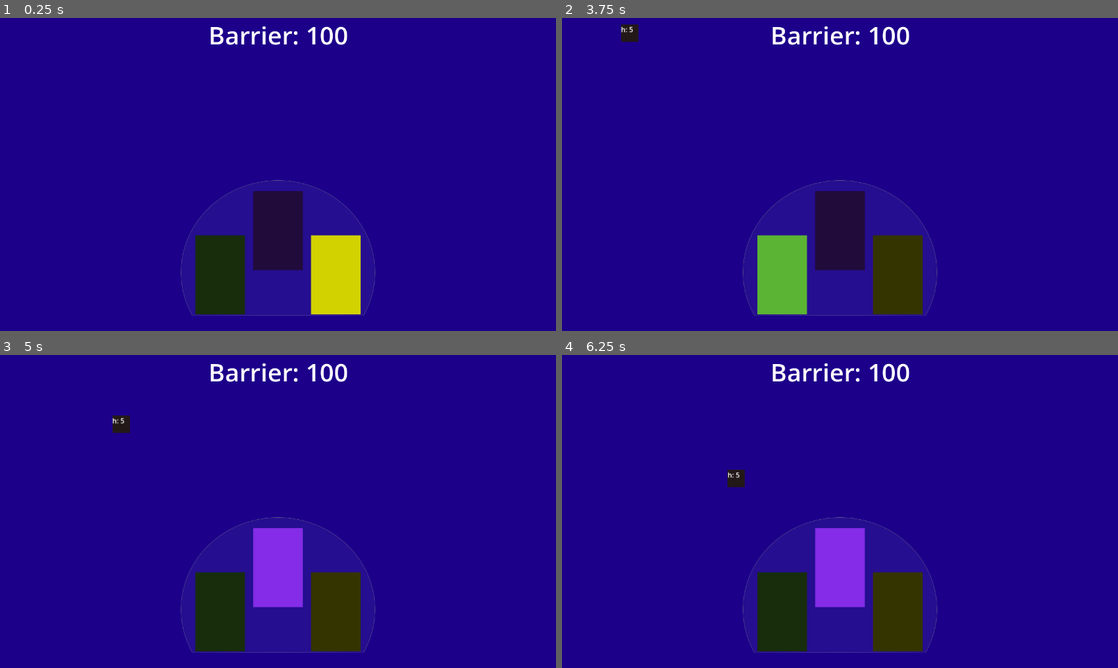
Above: before the commit, frames 1-4 (two rows, left to right).
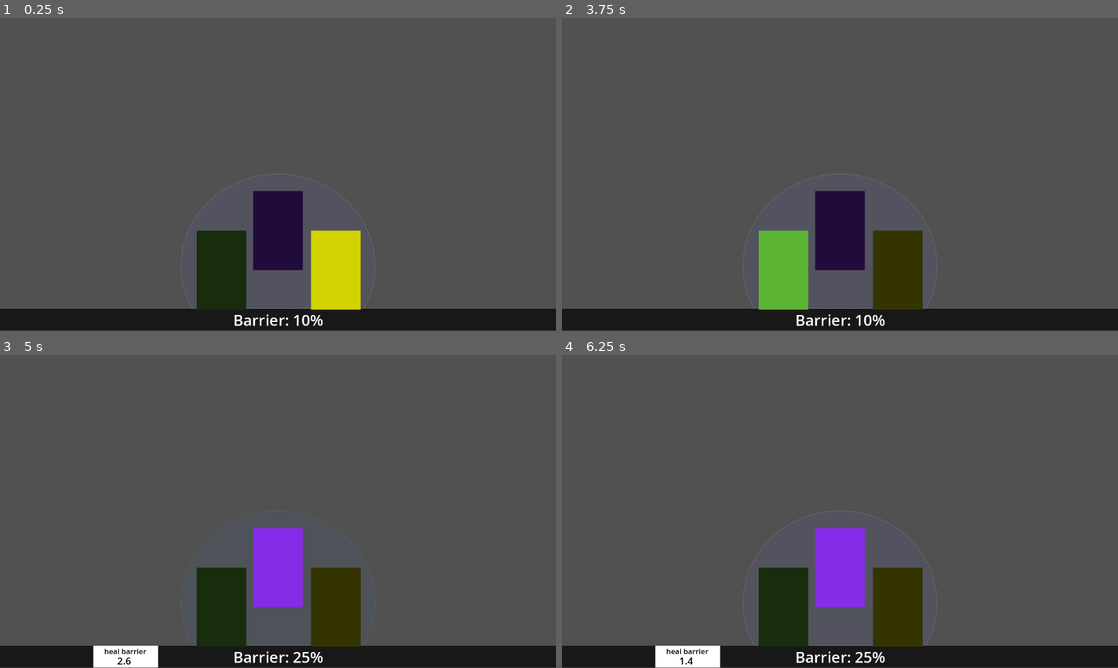
Above: after the commit, the same moments.

Repository: andersonbelli/DefendersOfProspera
Game: Godot game, scene res://scenes/main_scene.tscn
Same seed, same stepped clock (60 frames per second), same inputs: the game is played once before the commit and once after it.
Inputs (mouse positions are in pixels of both pictures, inside the frame that each line leads up to):
- Up to frame 1 (0.25 s): no input
- Up to frame 2 (3.75 s): tap Enter at 0.5, 2 s; move the mouse to (962, 158) at 0.52 s; tap Space (cast_spell) at 0.6, 1.25, 1.55, 2.1, 2.75, 3.05 s; move the mouse to (728, 190) at 1.27 s; click (728, 190) at 1.35 s; move the mouse to (895, 105) at 2.02 s; move the mouse to (812, 237) at 2.77 s; tap 1 (change_to_engineer) at 2.85 s; move the mouse to (1006, 221) at 3.52 s; tap 3 (change_to_farmer) at 3.6 s
- Up to frame 3 (5 s): tap Space (cast_spell) at 3.8, 4.55 s; move the mouse to (111, 464) at 4.27 s; tap 2 (change_to_mage) at 4.35 s
- Up to frame 4 (6.25 s): move the mouse to (867, 511) at 5.02 s; tap Space (cast_spell) at 5.1, 6.05 s; move the mouse to (756, 433) at 5.77 s; click (756, 433) at 5.85 s

The runs differ from the first frame. In frame 1, 93% of the frame differs, in the area x 0-100%, y 0-100%; in frame 2, 94%; in frame 3, 93%; in frame 4, 93%.

Commit message:
Adding HUD info and display heal spell timer

Diff:
--- a/project.godot
+++ b/project.godot
@@ -24,6 +24,7 @@
 
 window/size/viewport_width=1280
 window/size/viewport_height=720
+window/size/mode=2
 window/stretch/mode="viewport"
 
 [input]
--- a/scenes/area_barrier.tscn
+++ b/scenes/area_barrier.tscn
@@ -1,7 +1,76 @@
-[gd_scene load_steps=4 format=3 uid="uid://djql07clsuycf"]
+[gd_scene load_steps=9 format=3 uid="uid://djql07clsuycf"]
 
 [ext_resource type="Script" path="res://scripts/area_barrier.gd" id="1_sused"]
 [ext_resource type="Texture2D" uid="uid://cqwodif4qwtb3" path="res://assets/images/barrier.svg" id="1_vj7yh"]
+
+[sub_resource type="Environment" id="Environment_x2sd8"]
+background_mode = 3
+background_color = Color(0.404511, 0.404511, 0.404511, 1)
+ambient_light_source = 2
+ambient_light_color = Color(0.117503, 0.354073, 0.999997, 1)
+tonemap_mode = 3
+glow_enabled = true
+glow_intensity = 1.13
+glow_strength = 0.98
+glow_blend_mode = 1
+glow_hdr_threshold = 2.55
+glow_hdr_scale = 0.9
+glow_hdr_luminance_cap = 15.45
+glow_map_strength = 1.0
+
+[sub_resource type="Animation" id="Animation_gosqw"]
+resource_name = "barrier_hit"
+length = 0.5
+tracks/0/type = "value"
+tracks/0/imported = false
+tracks/0/enabled = true
+tracks/0/path = NodePath(".:modulate")
+tracks/0/interp = 1
+tracks/0/loop_wrap = true
+tracks/0/keys = {
+"times": PackedFloat32Array(0, 0.3, 0.5),
+"transitions": PackedFloat32Array(1, 1.31951, 1),
+"update": 0,
+"values": [Color(1, 1, 1, 1), Color(0.886275, 0.168627, 0.192157, 1), Color(1, 1, 1, 1)]
+}
+
+[sub_resource type="Animation" id="Animation_tuxen"]
+length = 0.001
+tracks/0/type = "value"
+tracks/0/imported = false
+tracks/0/enabled = true
+tracks/0/path = NodePath(".:modulate")
+tracks/0/interp = 1
+tracks/0/loop_wrap = true
+tracks/0/keys = {
+"times": PackedFloat32Array(0),
+"transitions": PackedFloat32Array(1),
+"update": 0,
+"values": [Color(1, 1, 1, 1)]
+}
+
+[sub_resource type="Animation" id="Animation_wi5sd"]
+resource_name = "barrier_heal"
+length = 1.5
+tracks/0/type = "value"
+tracks/0/imported = false
+tracks/0/enabled = true
+tracks/0/path = NodePath(".:modulate")
+tracks/0/interp = 1
+tracks/0/loop_wrap = true
+tracks/0/keys = {
+"times": PackedFloat32Array(0, 0.3, 0.7, 1.1, 1.5),
+"transitions": PackedFloat32Array(1, 1, 1, 1, 1),
+"update": 0,
+"values": [Color(1, 1, 1, 1), Color(0.704143, 0.762751, 0.998536, 1), Color(0.51, 1.238, 0, 1), Color(0.705882, 0.764706, 1, 1), Color(1, 1, 1, 1)]
+}
+
+[sub_resource type="AnimationLibrary" id="AnimationLibrary_favem"]
+_data = {
+"RESET": SubResource("Animation_tuxen"),
+"barrier_heal": SubResource("Animation_wi5sd"),
+"barrier_hit": SubResource("Animation_gosqw")
+}
 
 [sub_resource type="CircleShape2D" id="CircleShape2D_sotof"]
 radius = 10.6479
@@ -11,12 +80,21 @@
 collision_mask = 10
 script = ExtResource("1_sused")
 
+[node name="WorldEnvironment" type="WorldEnvironment" parent="."]
+environment = SubResource("Environment_x2sd8")
+
 [node name="Barrier" type="Sprite2D" parent="."]
 position = Vector2(0, 3)
 texture = ExtResource("1_vj7yh")
 metadata/_edit_lock_ = true
 
+[node name="AnimationPlayer" type="AnimationPlayer" parent="Barrier"]
+libraries = {
+"": SubResource("AnimationLibrary_favem")
+}
+
 [node name="CollisionShape2D" type="CollisionShape2D" parent="."]
+visible = false
 visibility_layer = 2
 position = Vector2(4.48416e-44, 116)
 scale = Vector2(35.6884, 36.1721)
--- a/scenes/character_enemy_zombie.tscn
+++ b/scenes/character_enemy_zombie.tscn
@@ -1,6 +1,18 @@
-[gd_scene load_steps=4 format=3 uid="uid://cwrcoho08s1sq"]
+[gd_scene load_steps=5 format=3 uid="uid://cwrcoho08s1sq"]
 
 [ext_resource type="Script" path="res://scripts/character_enemy_zombie.gd" id="1_61pyc"]
+
+[sub_resource type="Environment" id="Environment_1ktgj"]
+background_mode = 3
+background_color = Color(0.404511, 0.404511, 0.404511, 1)
+ambient_light_source = 2
+ambient_light_color = Color(0.117503, 0.354073, 0.999997, 1)
+tonemap_mode = 3
+glow_enabled = true
+glow_intensity = 0.5
+glow_strength = 1.2
+glow_blend_mode = 1
+glow_hdr_threshold = 2.0
 
 [sub_resource type="RectangleShape2D" id="RectangleShape2D_esjxu"]
 size = Vector2(40, 40)
@@ -14,6 +26,9 @@
 script = ExtResource("1_61pyc")
 enemy_type = null
 
+[node name="WorldEnvironment" type="WorldEnvironment" parent="."]
+environment = SubResource("Environment_1ktgj")
+
 [node name="ColorRect" type="ColorRect" parent="."]
 anchors_preset = 8
 anchor_left = 0.5
@@ -26,7 +41,7 @@
 offset_bottom = 20.0
 grow_horizontal = 2
 grow_vertical = 2
-color = Color(0.631373, 0.215686, 1, 1)
+color = Color(0.631, 0.265, 1, 1)
 
 [node name="TimerHitCooldown" type="Timer" parent="."]
 wait_time = 3.0
@@ -36,9 +51,11 @@
 collision_mask = 30
 
 [node name="CollisionShape2D" type="CollisionShape2D" parent="Area2D"]
+visible = false
 shape = SubResource("RectangleShape2D_esjxu")
 
 [node name="CollisionShape2D" type="CollisionShape2D" parent="."]
+visible = false
 shape = SubResource("RectangleShape2D_kryp5")
 
 [node name="LabelZombie" type="Label" parent="."]
--- a/scenes/character_mage.gd
+++ b/scenes/character_mage.gd
@@ -1,33 +1,42 @@
 extends CharacterBody2D
 
+class_name MageClass
+
 enum SPEELS { HEAL, CURE }
+
+var barrier: BarrierClass
 
 var selected_speel := SPEELS.HEAL
 var heal_spell_strengh := 15
 
-@onready var timer_health_cooldown = $TimerHealthCooldown
+@onready var timer_heal_spell_cooldown: Timer = $TimerHealSpellCooldown
 
 func _process(delta):
 	var controller = get_parent() as CharacterController
 
 	if controller.selected_character == CharactersEnum.Characters.MAGE:
-		if timer_health_cooldown.is_stopped() and Input.is_action_just_pressed("cast_spell"):
-				timer_health_cooldown.start()
+		if timer_heal_spell_cooldown.is_stopped() and Input.is_action_just_pressed("cast_spell"):
+				timer_heal_spell_cooldown.start()
 				cast_spell()
 
 func cast_spell():
-	match selected_speel:
-		SPEELS.HEAL:
-			var barrier: BarrierClass = get_parent().get_parent().get_node("AreaBarrier")
+	var asd: float = 0.0
+	asd
 
-			if barrier.barrier_health < 100:
-				if barrier.barrier_health + heal_spell_strengh > 100:
-					barrier.barrier_health = 100
-				else:
-					barrier.barrier_health += heal_spell_strengh
-		SPEELS.CURE:
-			print("cure")
+	if barrier != null:
+		match selected_speel:
+			SPEELS.HEAL:
+				#var barrier: BarrierClass = get_parent().get_parent().get_node("AreaBarrier")
+
+				if barrier.barrier_health < 100:
+					if barrier.barrier_health + heal_spell_strengh > 100:
+						barrier.barrier_health = 100
+					else:
+						barrier.heal_barrier = true
+						barrier.barrier_health += heal_spell_strengh
+			SPEELS.CURE:
+				print("cure")
 
 
 func _on_timer_health_cooldown_timeout():
-	timer_health_cooldown.stop()
+	timer_heal_spell_cooldown.stop()
--- a/scenes/character_mage.tscn
+++ b/scenes/character_mage.tscn
@@ -21,7 +21,7 @@
 grow_vertical = 2
 color = Color(0.521569, 0.176471, 0.909804, 1)
 
-[node name="TimerHealthCooldown" type="Timer" parent="."]
+[node name="TimerHealSpellCooldown" type="Timer" parent="."]
 wait_time = 3.0
 
-[connection signal="timeout" from="TimerHealthCooldown" to="." method="_on_timer_health_cooldown_timeout"]
+[connection signal="timeout" from="TimerHealSpellCooldown" to="." method="_on_timer_health_cooldown_timeout"]
--- a/scenes/characters_scene.tscn
+++ b/scenes/characters_scene.tscn
@@ -9,10 +9,63 @@
 script = ExtResource("1_ytjs0")
 
 [node name="CharacterEngineer" parent="." instance=ExtResource("1_cpr2p")]
-position = Vector2(773, 591)
+position = Vector2(773, 580)
 
 [node name="CharacterFarmer" parent="." instance=ExtResource("2_110no")]
-position = Vector2(507, 591)
+position = Vector2(510, 580)
 
 [node name="CharacterMage" parent="." instance=ExtResource("3_hjswl")]
 position = Vector2(640, 489)
+
+[node name="ColorRect2" type="ColorRect" parent="."]
+visible = false
+anchors_preset = 12
+anchor_top = 1.0
+anchor_right = 1.0
+anchor_bottom = 1.0
+offset_top = -51.0
+offset_bottom = -1.0
+grow_horizontal = 2
+grow_vertical = 0
+size_flags_vertical = 10
+color = Color(0.207512, 0.207512, 0.207512, 1)
+
+[node name="HealSpell" type="ColorRect" parent="."]
+anchors_preset = -1
+anchor_left = 0.414844
+anchor_top = 0.988889
+anchor_right = 0.5
+anchor_bottom = 1.00278
+offset_left = -316.0
+offset_top = -43.0
+offset_right = -276.0
+offset_bottom = -3.0
+grow_horizontal = 2
+grow_vertical = 0
+size_flags_vertical = 6
+metadata/_edit_use_anchors_ = true
+
+[node name="Label" type="Label" parent="HealSpell"]
+layout_mode = 1
+anchors_preset = 15
+anchor_right = 1.0
+anchor_bottom = 1.0
+grow_horizontal = 2
+grow_vertical = 2
+theme_override_colors/font_color = Color(0, 0, 0, 1)
+theme_override_font_sizes/font_size = 17
+text = "heal barrier"
+horizontal_alignment = 1
+
+[node name="LabelHealSpellValue" type="Label" parent="HealSpell"]
+layout_mode = 1
+anchors_preset = 15
+anchor_right = 1.0
+anchor_bottom = 1.0
+grow_horizontal = 2
+grow_vertical = 2
+theme_override_colors/font_color = Color(0, 0, 0, 1)
+theme_override_font_sizes/font_size = 22
+text = "30%"
+horizontal_alignment = 1
+vertical_alignment = 2
--- a/scenes/main_scene.tscn
+++ b/scenes/main_scene.tscn
@@ -25,6 +25,34 @@
 CharacterEnemyBat = ExtResource("2_0b7nw")
 CharacterEnemyZombie = ExtResource("3_sv4su")
 
+[node name="HUDInfo" type="ColorRect" parent="."]
+anchors_preset = 12
+anchor_top = 1.0
+anchor_right = 1.0
+anchor_bottom = 1.0
+offset_top = -51.0
+offset_bottom = -1.0
+grow_horizontal = 2
+grow_vertical = 0
+size_flags_vertical = 10
+color = Color(0.0962047, 0.0962048, 0.0962047, 1)
+
+[node name="LabelBarrier" type="Label" parent="HUDInfo"]
+layout_mode = 1
+anchors_preset = 7
+anchor_left = 0.5
+anchor_top = 1.0
+anchor_right = 0.5
+anchor_bottom = 1.0
+offset_left = -88.0
+offset_top = -49.0
+offset_right = 88.0
+grow_horizontal = 2
+grow_vertical = 0
+size_flags_horizontal = 4
+theme_override_font_sizes/font_size = 35
+text = "Barrier:  %"
+
 [node name="StaticBodyWorld" type="StaticBody2D" parent="."]
 position = Vector2(640, 689)
 collision_layer = 16
@@ -35,6 +63,7 @@
 shape = SubResource("WorldBoundaryShape2D_hpcmk")
 
 [node name="ColorRect" type="ColorRect" parent="."]
+visible = false
 anchors_preset = 15
 anchor_right = 1.0
 anchor_bottom = 1.0
@@ -42,21 +71,9 @@
 grow_vertical = 2
 color = Color(0.113033, 2.83971e-06, 0.541984, 1)
 
-[node name="Label" type="Label" parent="."]
-anchors_preset = 5
-anchor_left = 0.5
-anchor_right = 0.5
-offset_left = -145.0
-offset_right = 145.0
-offset_bottom = 78.0
-grow_horizontal = 2
-size_flags_horizontal = 4
-theme_override_font_sizes/font_size = 57
-text = "Barrier:  %"
-
 [node name="AreaBarrier" parent="." instance=ExtResource("1_qfxj0")]
 unique_name_in_owner = true
-position = Vector2(640, 527)
+position = Vector2(640, 512)
 scale = Vector2(0.6, 0.6)
 
 [node name="CharactersController" parent="." instance=ExtResource("6_ekbvq")]
@@ -66,7 +83,6 @@
 
 [node name="TimerEnemySpawn" type="Timer" parent="."]
 wait_time = 3.0
-autostart = true
 
 [node name="StaticBodySpawnRight" type="StaticBody2D" parent="."]
 position = Vector2(1309, 649)
--- a/scripts/area_barrier.gd
+++ b/scripts/area_barrier.gd
@@ -2,15 +2,27 @@
 
 class_name BarrierClass
 
-var barrier_health = 100
+@onready var animation_player = $Barrier/AnimationPlayer
+
+var barrier_health := 10
+
+var heal_barrier := false
+
+var barrier_curse_damage := 10
+var is_barrier_cursed : = false
 
 var enemy_damaging_barrier: EnemyBaseClass
 
 func _physics_process(delta):
+	if heal_barrier:
+		animation_player.play("barrier_heal")
+		heal_barrier = false
+
 	if enemy_damaging_barrier != null and barrier_health > 0:
+		animation_player.play("barrier_hit")
 		barrier_health -= enemy_damaging_barrier.enemy_strengh
 
 func _on_body_entered(body):
 	if body is EnemyBaseClass:
-		body.is_hitting_barrier = true
 		enemy_damaging_barrier = body
+		enemy_damaging_barrier.is_hitting_barrier = true
--- a/scripts/character_controller.gd
+++ b/scripts/character_controller.gd
@@ -8,7 +8,10 @@
 
 @onready var character_engineer = $CharacterEngineer
 @onready var character_farmer = $CharacterFarmer
-@onready var character_mage = $CharacterMage
+@onready var character_mage: MageClass = $CharacterMage
+
+@onready var heal_spell = $HealSpell
+@onready var label_heal_spell_value = $HealSpell/LabelHealSpellValue
 
 const selected_character_color = Color("ffffff")
 const unselected_character_color = Color("404040")
@@ -20,7 +23,20 @@
 func _physics_process(delta):
 	select_new_character()
 
+	if selected_character == CHARACTERS_ENUM.MAGE:
+		var barrier: BarrierClass = get_parent().get_node("AreaBarrier")
+
+		var heal_spell_timer: Timer = character_mage.timer_heal_spell_cooldown
+
+		label_heal_spell_value.text = make_pretty_numbers(heal_spell_timer.time_left)
+		character_mage.barrier = barrier
+
+func reset_abilities_visibility():
+	heal_spell.visible = false
+
 func select_new_character():
+	reset_abilities_visibility()
+
 	if Input.is_action_just_pressed("change_to_mage"):
 		selected_character = CHARACTERS_ENUM.MAGE
 	elif Input.is_action_just_pressed("change_to_farmer"):
@@ -31,13 +47,23 @@
 	match selected_character:
 		CHARACTERS_ENUM.ENGINEER:
 			character_engineer.modulate = selected_character_color
+
 			character_mage.modulate = unselected_character_color
 			character_farmer.modulate = unselected_character_color
 		CHARACTERS_ENUM.MAGE:
+			heal_spell.visible = true
+
 			character_mage.modulate = selected_character_color
+
 			character_engineer.modulate = unselected_character_color
 			character_farmer.modulate = unselected_character_color
 		CHARACTERS_ENUM.FARMER:
 			character_farmer.modulate =selected_character_color
+
 			character_engineer.modulate = unselected_character_color
 			character_mage.modulate = unselected_character_color
+
+func make_pretty_numbers( num:float, precission:int = 1  ) -> String:
+	if num == 0.0:
+		return "ready"
+	return str("%."+str(precission)+"f ") % [num]
--- a/scripts/main_scene.gd
+++ b/scripts/main_scene.gd
@@ -7,14 +7,14 @@
 
 @onready var timer_enemy_spawn = $TimerEnemySpawn
 @onready var area_barrier = %AreaBarrier
-@onready var label = $Label
+@onready var label_barrier = $HUDInfo/LabelBarrier
 
 @onready var path_follow = $PathSpawn/PathFollow2D
 @onready var static_body_spawn_left = $StaticBodySpawnLeft
 @onready var static_body_spawn_right = $StaticBodySpawnRight
 
 func _physics_process(delta):
-	label.text = "Barrier: " + str(area_barrier.barrier_health)
+	label_barrier.text = "Barrier: " + str(area_barrier.barrier_health) + "%"
 	pass
 
 func _on_timer_enemy_spawn_timeout():
--- /dev/null
+++ b/shaders/area_barrier.gdshader
@@ -0,0 +1,34 @@
+shader_type canvas_item;
+
+uniform vec4 color1 : source_color;
+uniform vec4 color2 : source_color;
+uniform float threshold;
+uniform float intensity;
+uniform float opacity;
+uniform vec4 glow_color : source_color;
+
+void fragment() {
+	// Get the pixel color from the texture
+	vec4 pixel_color = texture(TEXTURE, UV);
+
+	// Calculate the distance between the pixel color and the first source color
+	float distance = length(pixel_color - color1);
+
+	// Calculate the distance between the pixel color and the second source color
+	float distance_second = length(pixel_color - color2);
+
+	// Create a new variable to store the modified glow color
+	vec4 modified_glow_color = glow_color;
+
+	// Set the alpha value of the modified glow color to the specified opacity
+	modified_glow_color.a = opacity;
+
+	// If the distance to either source color is below the threshold, set the output color to a blend of the pixel color and the modified glow color
+	if (distance < threshold || distance_second < threshold) {
+		COLOR = mix(pixel_color, modified_glow_color * intensity, modified_glow_color.a);
+	}
+	// Otherwise, set the output color to the pixel color
+	else {
+		COLOR = pixel_color;
+	}
+}
